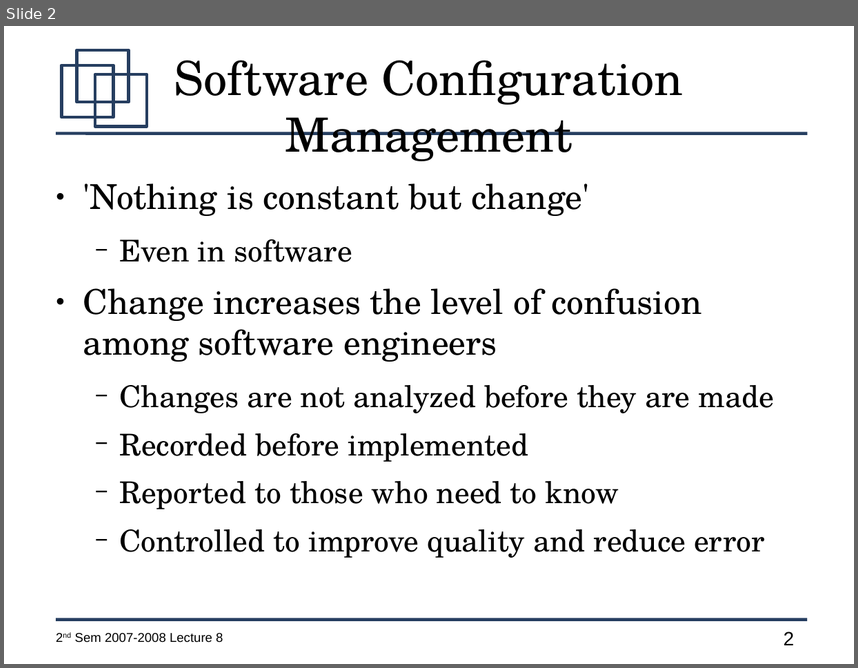
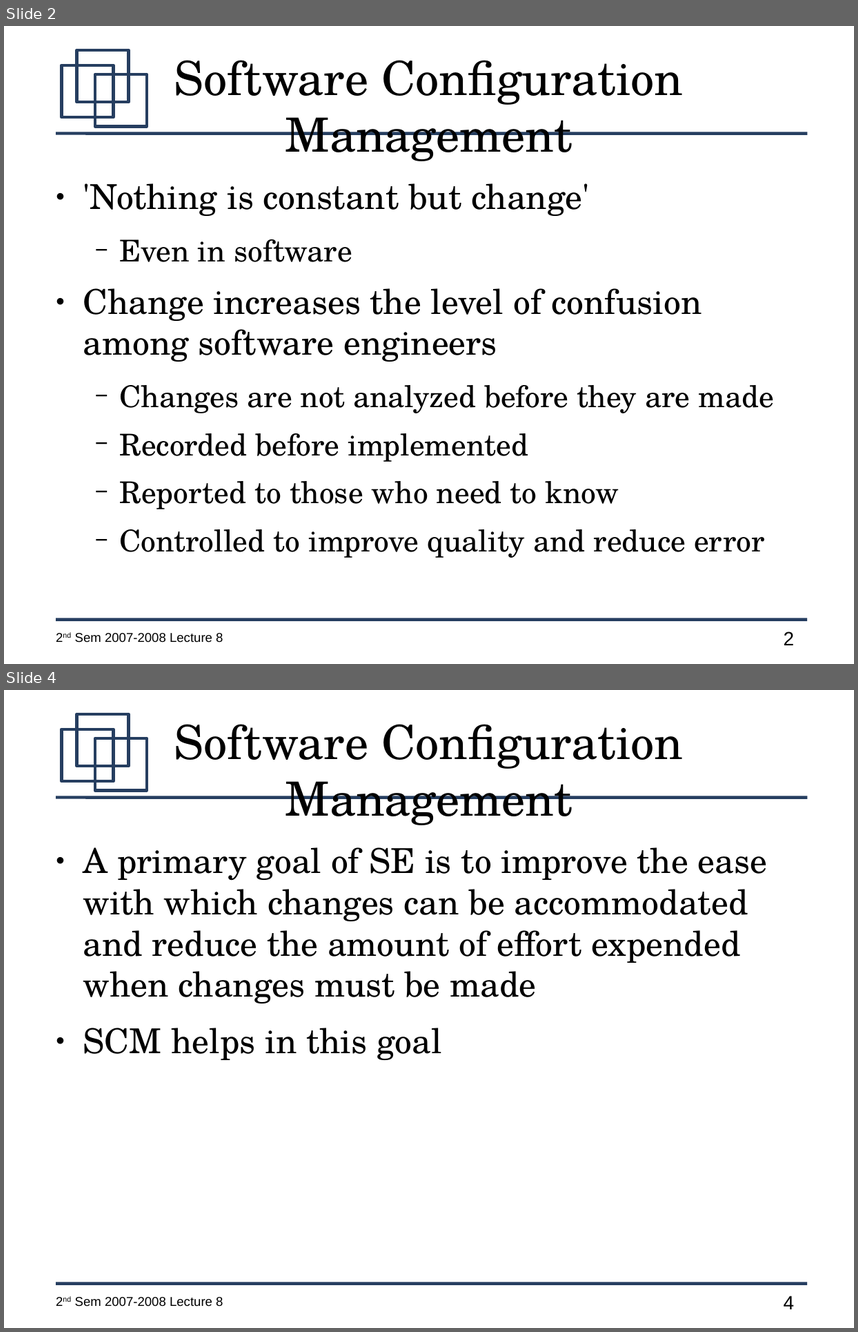
Before and after one commit to jachermocilla/jach-homepage, a slide deck: CMSC128-2nd-Sem-2007-L8.odp. Shown one above the other, each under a label of ours: slide 2 before the commit, slides 2 and 4 after it; the slides between them are not shown. The pictures are 858x668 and 858x1332 pixels, drawn with LibreOffice and Linux fonts; fonts in the diff are those of the drawing. Boxes give left, top, right and bottom in pixels: in the first picture for what was removed or moved away, otherwise in the second. Text is boxed around its words. In the diff, an @@ line names an element or a change of style, - is before the commit and + after.

```diff
--- a/CMSC128-2nd-Sem-2007-L8.odp
+++ b/CMSC128-2nd-Sem-2007-L8.odp
@@ slide 4 added at box(4, 690, 854, 1328), background #FFFFFF; not listed: 7 template elements that a slide beside it also shows @@
@@ title added at box(174, 724, 683, 825), 44 pt, text #000000 @@
+Software Configuration Management
@@ text added at box(83, 847, 767, 1060), 32 pt, text #000000 @@
+● A primary goal of SE is to improve the ease with which changes can be accommodated and reduce the amount of effort expended when changes must be made
+● SCM helps in this goal
```
Also in this commit, not shown: 2 slides changed, 19 other slides added, 1 slide removed.
